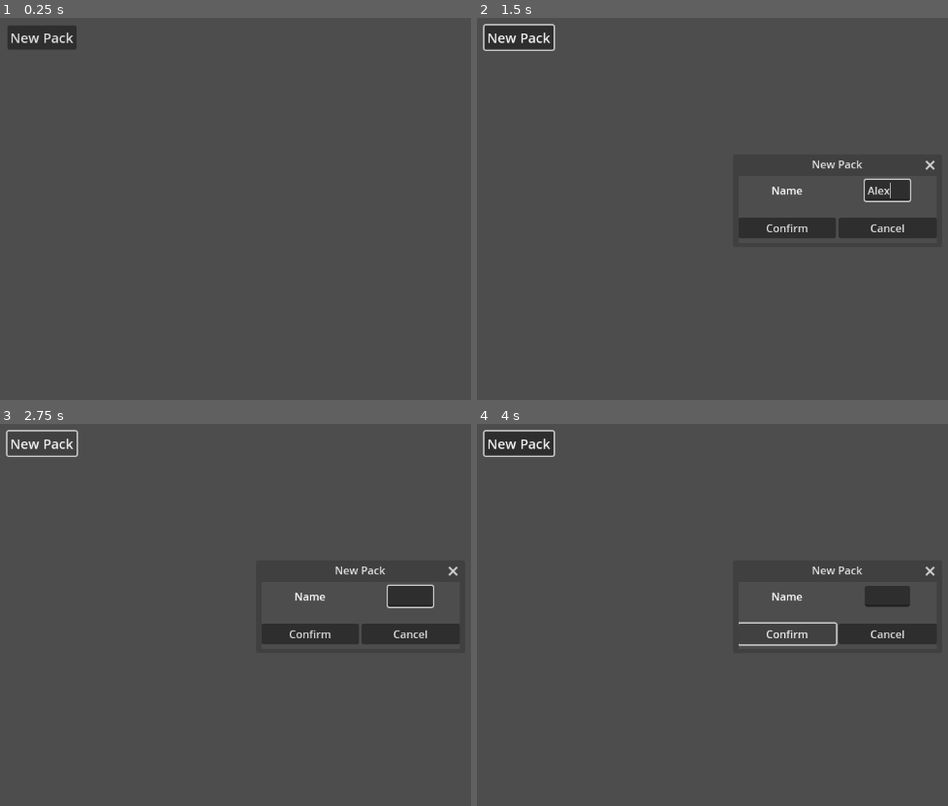
Above: before the commit, frames 1-4 (two rows, left to right).
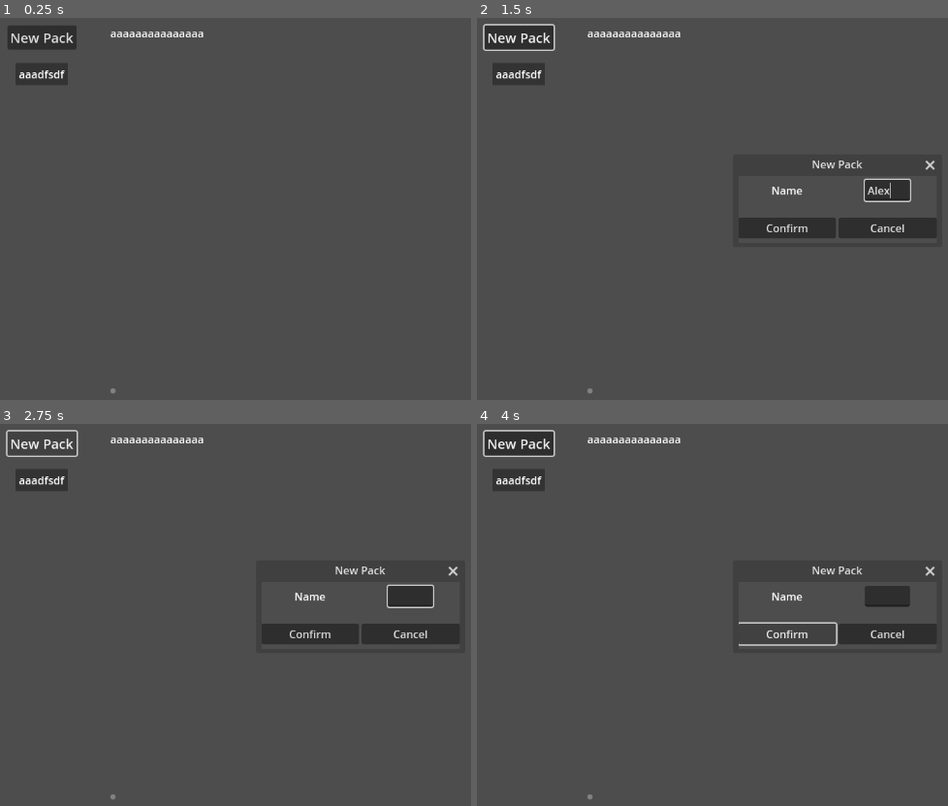
Above: after the commit, the same moments.

Repository: Shuflduf/minecraft-profile-handler
Game: Godot game, scene res://main.tscn
Two runs of this game, one before a commit and one after it. Both use one fixed random seed, a clock stepped at 60 frames per second and the inputs below.
Inputs (mouse positions are in pixels of both pictures, inside the frame that each line leads up to):
- Up to frame 1 (0.25 s): no input
- Up to frame 2 (1.5 s): click "New Pack" at 0.5 s; click (886, 189) at 1.27 s; type "Alex" at 1.35 s
- Up to frame 3 (2.75 s): click "New Pack" at 2 s
- Up to frame 4 (4 s): click "Confirm" at 2.75 s; click "Confirm" at 3.5 s

The runs differ from the first frame. In frame 1, 0.8% of the frame differs, in the area x 3-44%, y 3-99%; in frame 2, 0.8%; in frame 3, 0.8%; in frame 4, 0.8%.

Commit message:
loads files from directory

Diff:
--- a/main.gd
+++ b/main.gd
@@ -11,3 +11,21 @@
 		new_button.name = i.lstrip("PROFILE ")
 		new_button.text = new_button.name
 		%Profiles.add_child(new_button)
+	connect_buttons()
+
+func connect_buttons():
+	for i in %Profiles.get_children():
+		i.pressed.connect(func():
+			load_mods("testingdir/" + "PROFILE " + i.text)
+			)
+
+
+func load_mods(path: String):
+	for i in %Mods.get_children():
+		i.queue_free()
+
+	for i in DirAccess.get_files_at(path):
+		var new_label = Label.new()
+		new_label.text = i
+		%Mods.add_child(new_label)
+		print(i)
--- a/main.tscn
+++ b/main.tscn
@@ -41,18 +41,39 @@
 theme_override_font_sizes/font_size = 20
 text = "New Pack"
 
-[node name="Profiles" type="ScrollContainer" parent="MarginContainer/HBoxContainer/VBoxContainer"]
+[node name="ScrollContainer" type="ScrollContainer" parent="MarginContainer/HBoxContainer/VBoxContainer"]
 clip_contents = false
 layout_mode = 2
 size_flags_horizontal = 3
 size_flags_vertical = 3
 
-[node name="Profiles" type="VBoxContainer" parent="MarginContainer/HBoxContainer/VBoxContainer/Profiles"]
+[node name="Profiles" type="VBoxContainer" parent="MarginContainer/HBoxContainer/VBoxContainer/ScrollContainer"]
 unique_name_in_owner = true
 layout_mode = 2
 size_flags_horizontal = 6
 size_flags_vertical = 3
 theme_override_constants/separation = 20
+
+[node name="VBoxContainer2" type="VBoxContainer" parent="MarginContainer/HBoxContainer"]
+layout_mode = 2
+size_flags_horizontal = 0
+theme_override_constants/separation = 25
+
+[node name="ScrollContainer" type="ScrollContainer" parent="MarginContainer/HBoxContainer/VBoxContainer2"]
+clip_contents = false
+layout_mode = 2
+size_flags_horizontal = 3
+size_flags_vertical = 3
+
+[node name="Mods" type="VBoxContainer" parent="MarginContainer/HBoxContainer/VBoxContainer2/ScrollContainer"]
+unique_name_in_owner = true
+layout_mode = 2
+size_flags_horizontal = 6
+size_flags_vertical = 3
+
+[node name="Label" type="Label" parent="MarginContainer/HBoxContainer/VBoxContainer2/ScrollContainer/Mods"]
+layout_mode = 2
+text = "aaaaaaaaaaaaaaa"
 
 [node name="NewPackDialog" type="Window" parent="."]
 title = "New Pack"
--- a/profile_button.gd
+++ b/profile_button.gd
@@ -1,4 +1,6 @@
 extends PanelContainer
+
+signal pressed
 
 var text: String:
 	set(value):
@@ -11,7 +13,7 @@
 	if event is InputEventMouseButton:
 		if event.is_pressed():
 			if event.button_mask == MOUSE_BUTTON_MASK_LEFT:
-				print("KAJSHJHG")
+				pressed.emit()
 			if event.button_mask == MOUSE_BUTTON_MASK_RIGHT:
 				$RightClick.position = event.global_position - Vector2(10, 10)
 				$RightClick.show()
@@ -20,7 +22,6 @@
 	match index:
 		0:
 			var path = ProjectSettings.globalize_path("testingdir/" + "PROFILE " + text)
-			print(path)
 			OS.shell_show_in_file_manager(path)
 
 
Not shown, added: testingdir/PROFILE aaadfsdf/hdnad.txt
